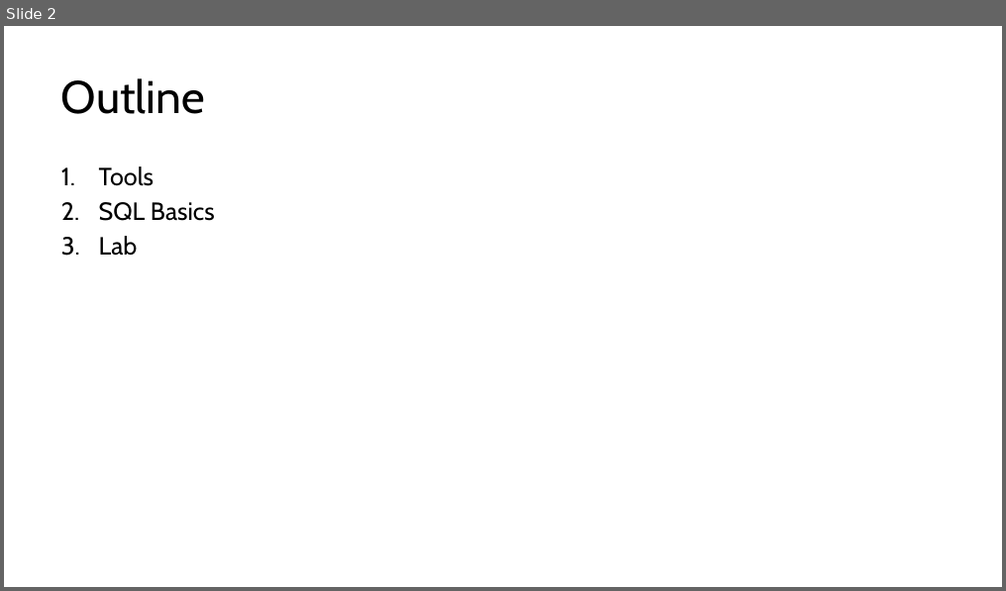
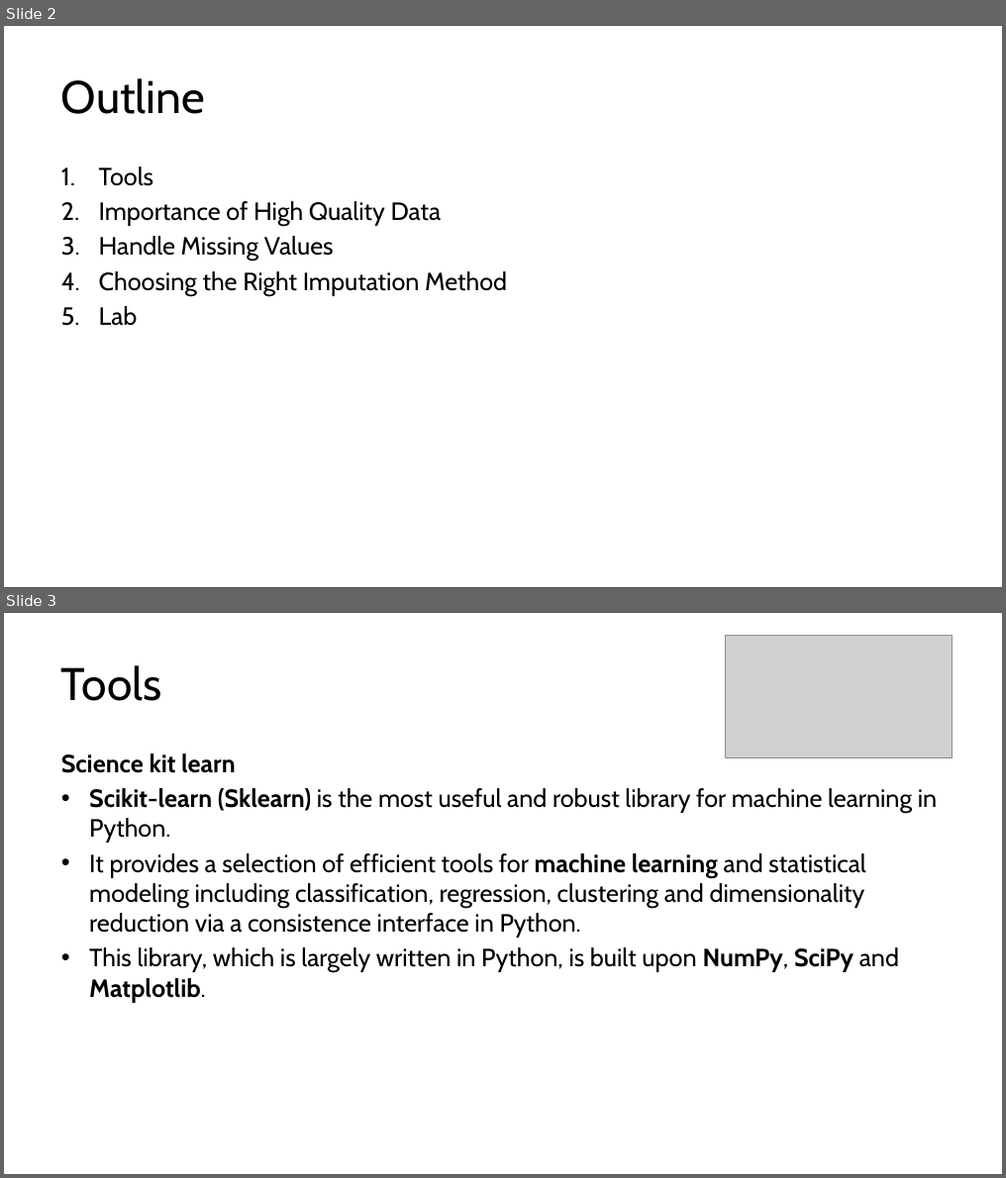
Before and after one commit to kershrita/Data-Science-Roadmap, a slide deck: slides/Session 04 - Planets with pandas & matplotlib.pptx. Shown one above the other, each under a label of ours: slide 2 before the commit, slides 2 and 3 after it. The pictures are 1006x591 and 1006x1178 pixels, drawn with LibreOffice and Linux fonts; fonts in the diff are those of the drawing; grey boxes stand for pictures. Boxes give left, top, right and bottom in pixels: in the first picture for what was removed or moved away, otherwise in the second. Text is boxed around its words. In the diff, an @@ line names an element or a change of style, - is before the commit and + after.

```diff
--- a/slides/Session 04 - Planets with pandas & matplotlib.pptx
+++ b/slides/Session 04 - Planets with pandas & matplotlib.pptx
@@ slide 3 added at box(4, 613, 1002, 1174), background #FFFFFF @@
@@ picture added at box(725, 636, 951, 758) @@
@@ title added at box(61, 665, 162, 701), 44 pt, text #000000 @@
+Tools
@@ text added at box(61, 754, 937, 1003), 24 pt, text #000000 @@
+Science kit learn
+• Scikit-learn (Sklearn) is the most useful and robust library for machine learning in Python.
+• It provides a selection of efficient tools for machine learning and statistical modeling including classification, regression, clustering and dimensionality reduction via a consistence interface in Python.
+• This library, which is largely written in Python, is built upon NumPy, SciPy and Matplotlib.
@@ slide 2 changed as well @@
@@ text at box(99, 201, 507, 296): text changed @@
-2. SQL Basics
+2. Importance of High Quality Data
+3. Handle Missing Values
+4. Choosing the Right Imputation Method
```
Also in this commit, not shown: 3 other slides changed, 13 other slides added, 13 slides removed.
